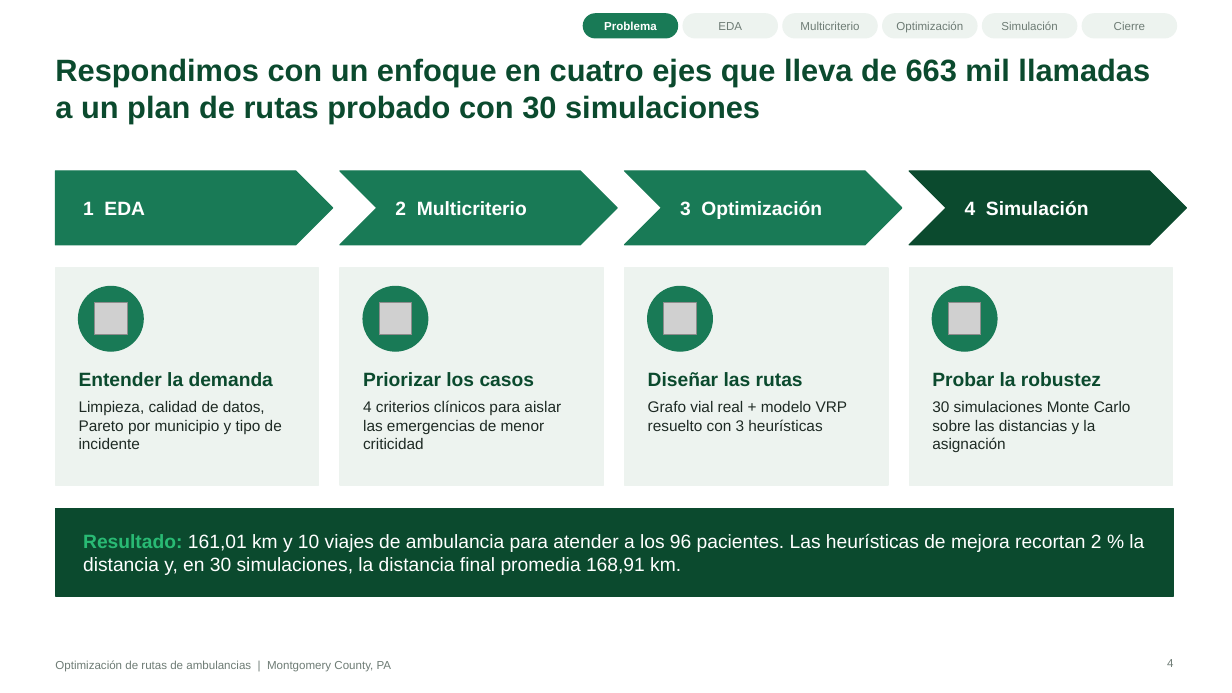
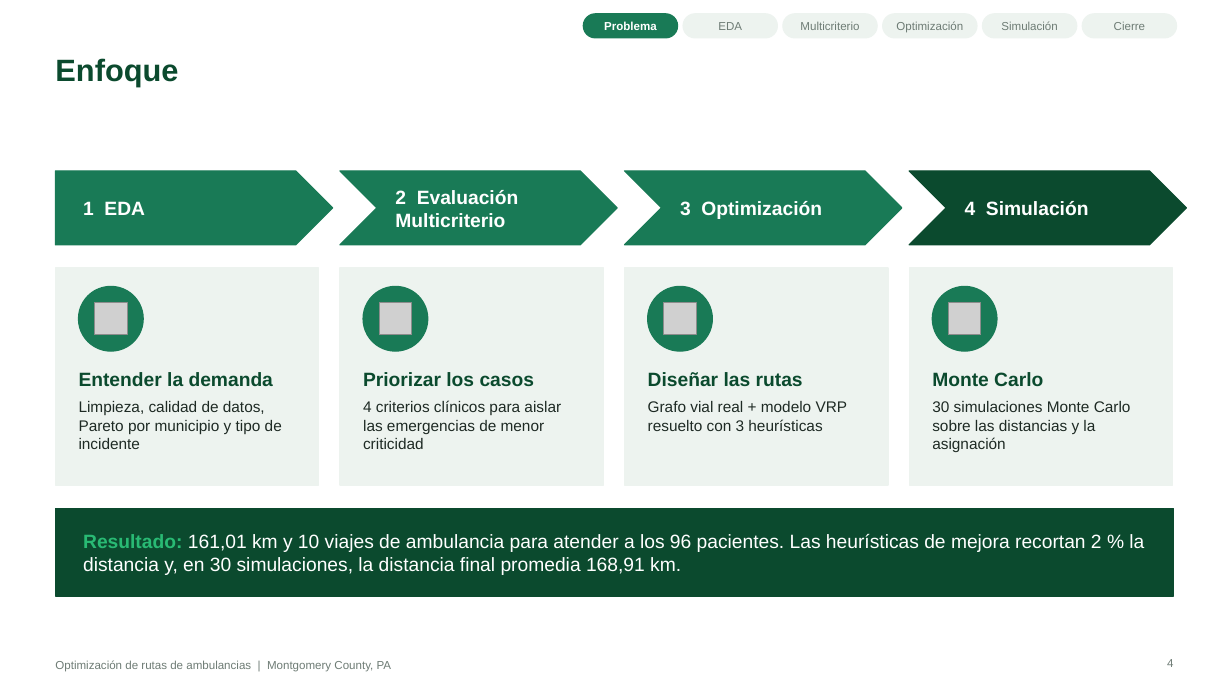
Before and after one commit to juan-aguilera/Proyecto-TDEM, a slide deck: slide 4 of Presentacion_Rutas_Ambulancias.pptx. Drawn at 1232x693 pixels with LibreOffice and Linux fonts; fonts in the diff are those of the drawing; grey boxes stand for pictures. Boxes give left, top, right and bottom in pixels: in the first picture for what was removed or moved away, otherwise in the second. Text is boxed around its words. In the diff, an @@ line names an element or a change of style, - is before the commit and + after.

```diff
--- a/Presentacion_Rutas_Ambulancias.pptx
+++ b/Presentacion_Rutas_Ambulancias.pptx
@@ title at (55, 58, 178, 87): text changed @@
-Respondimos con un enfoque en cuatro ejes que lleva de 663 mil llamadas a un plan de rutas probado con 30 simulaciones
+Enfoque
@@ text at (395, 190, 519, 227): text changed @@
-2 Multicriterio
+2 Evaluación Multicriterio
@@ text at (932, 372, 1043, 386): text changed @@
-Probar la robustez
+Monte Carlo
```
Also in this commit, not shown: 15 other slides changed.
